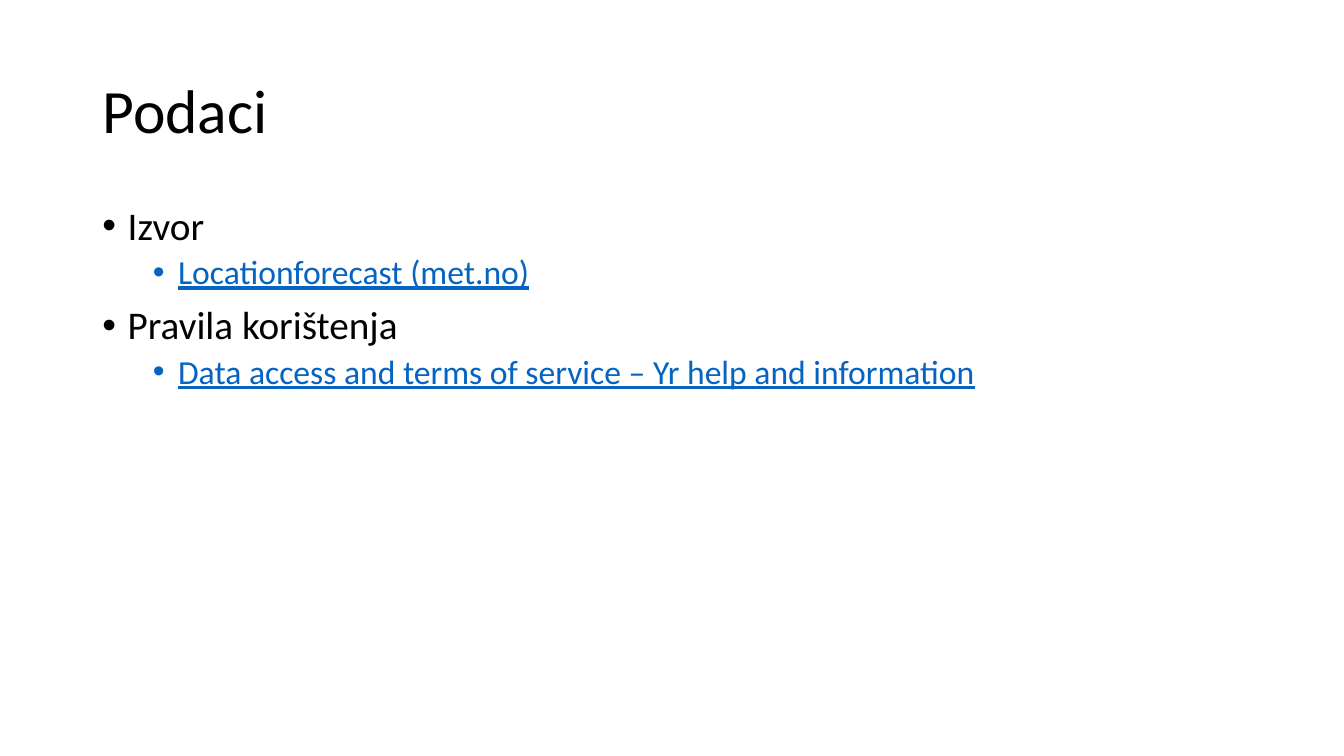
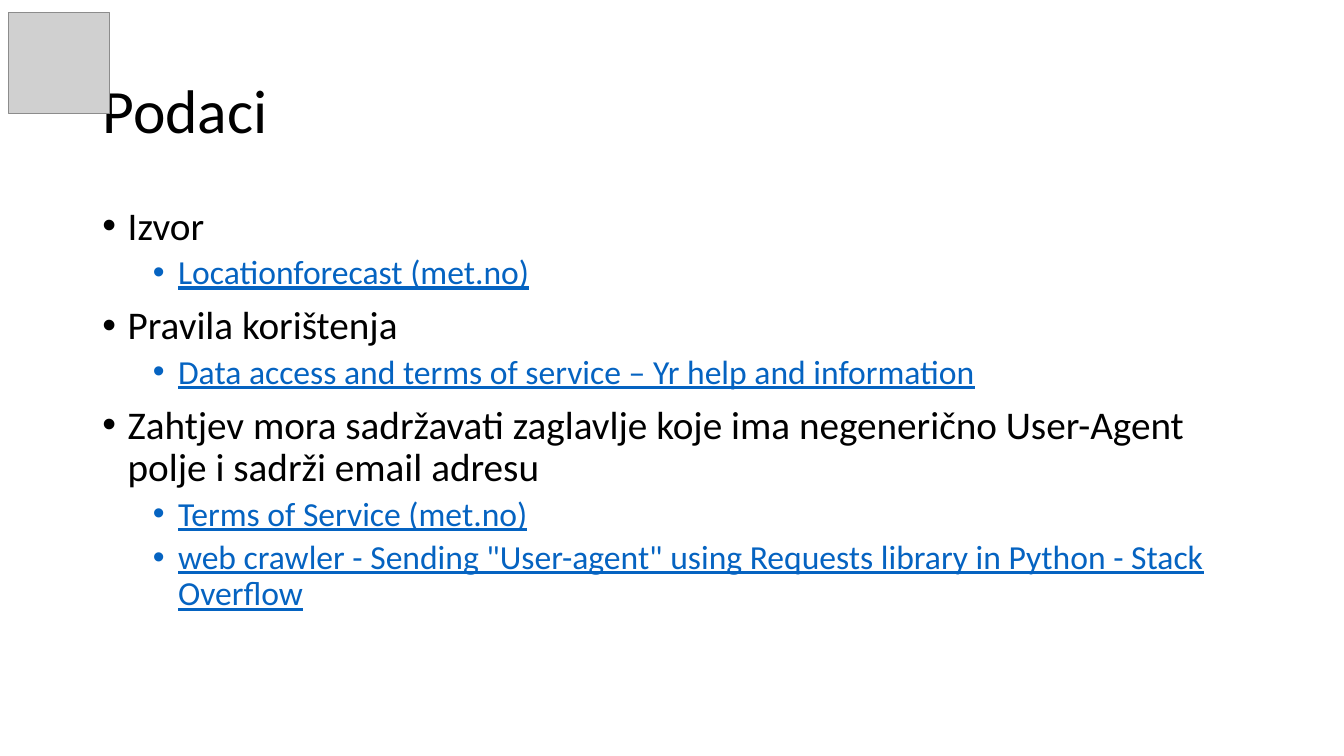
Before and after one commit to IstrazivackiCentarMladih/IstraziUzPython, a slide deck: slide 6 of IstraziUzPython.pptx (slide 5 before the commit). Drawn at 1344x756 pixels with LibreOffice and Linux fonts; fonts in the diff are those of the drawing; grey boxes stand for pictures. Boxes give left, top, right and bottom in pixels: in the first picture for what was removed or moved away, otherwise in the second. Text is boxed around its words. In the diff, an @@ line names an element or a change of style, - is before the commit and + after.

```diff
--- a/IstraziUzPython.pptx
+++ b/IstraziUzPython.pptx
@@ picture added at bbox=[9, 12, 110, 113] @@
@@ text at bbox=[128, 411, 1203, 611]: paragraphs added @@
+• Zahtjev mora sadržavati zaglavlje koje ima negenerično User-Agent polje i sadrži email adresu
+  • Terms of Service (met.no)
+  • web crawler - Sending "User-agent" using Requests library in Python - Stack Overflow
```
Also in this commit, not shown: 23 other slides changed, 2 slides added, 9 other files.
